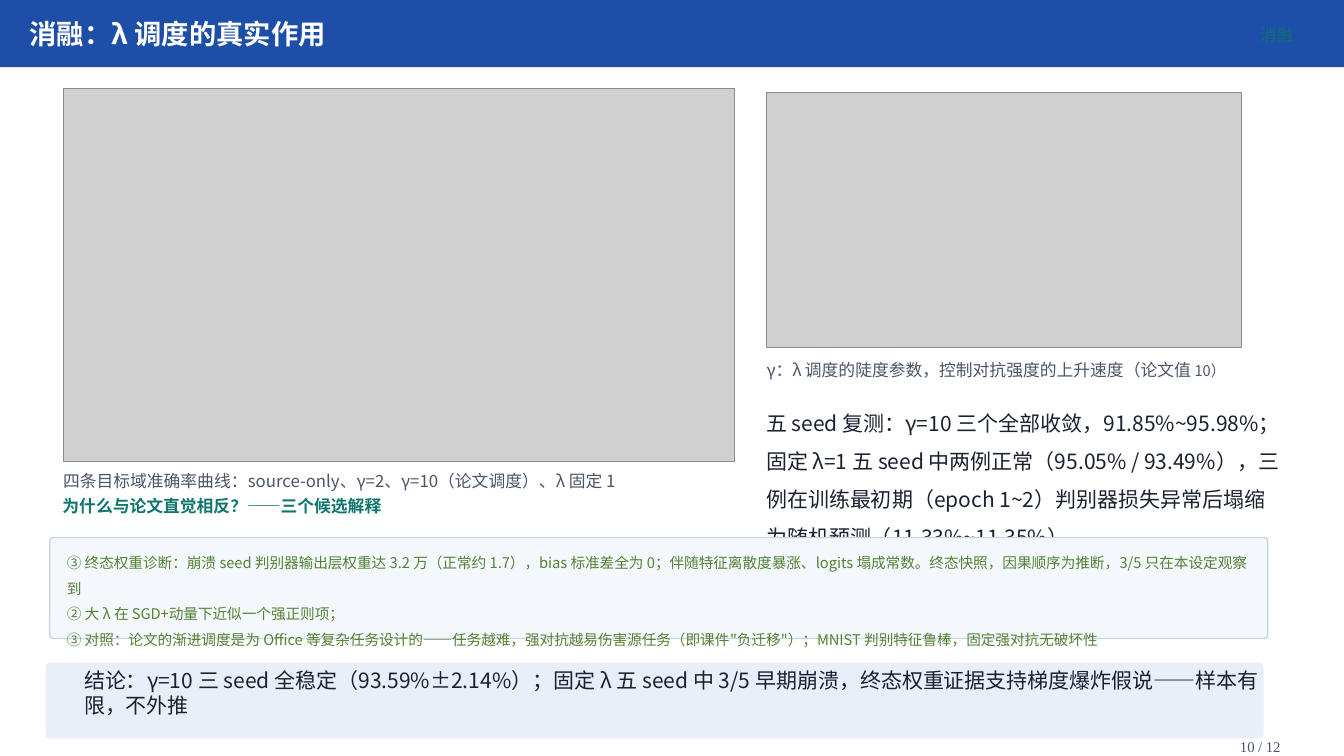
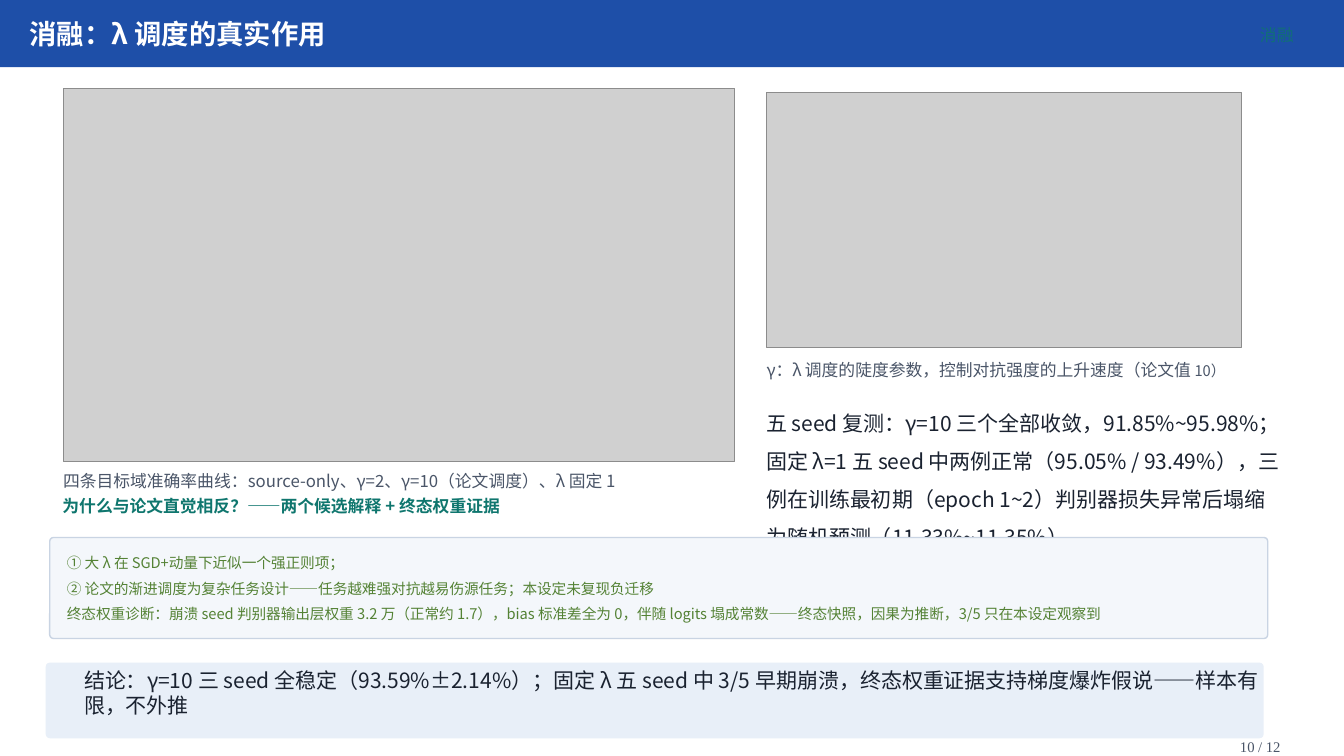
Before and after one commit to IsukaShinji/2026-fall-transfer-learning, a slide deck: slide 10 of 个人展示/汇报/DANN域自适应汇报/DANN域自适应汇报.pptx. Drawn at 1344x756 pixels with LibreOffice and Linux fonts; fonts in the diff are those of the drawing; grey boxes stand for pictures. Boxes give left, top, right and bottom in pixels: in the first picture for what was removed or moved away, otherwise in the second. Text is boxed around its words. In the diff, an @@ line names an element or a change of style, - is before the commit and + after.

```diff
--- a/个人展示/汇报/DANN域自适应汇报/DANN域自适应汇报.pptx
+++ b/个人展示/汇报/DANN域自适应汇报/DANN域自适应汇报.pptx
@@ text at (x1=62, y1=497, x2=500, y2=514): text changed @@
-为什么与论文直觉相反？——三个候选解释
+为什么与论文直觉相反？——两个候选解释 + 终态权重证据
@@ text at (x1=67, y1=555, x2=1101, y2=623): text changed @@
-③ 终态权重诊断：崩溃 seed 判别器输出层权重达 3.2 万（正常约 1.7），bias 标准差全为 0；伴随特征离散度暴涨、logits 塌成常数。终态快照，因果顺序为推断，3/5 只在本设定观察到
-② 大 λ 在 SGD+动量下近似一个强正则项；
-③ 对照：论文的渐进调度是为 Office 等复杂任务设计的——任务越难，强对抗越易伤害源任务（即课件"负迁移"）；MNIST 判别特征鲁棒，固定强对抗无破坏性
+① 大 λ 在 SGD+动量下近似一个强正则项；
+② 论文的渐进调度为复杂任务设计——任务越难强对抗越易伤源任务；本设定未复现负迁移
+终态权重诊断：崩溃 seed 判别器输出层权重 3.2 万（正常约 1.7），bias 标准差全为 0，伴随 logits 塌成常数——终态快照，因果为推断，3/5 只在本设定观察到
```
Also in this commit, not shown: 1 other slide changed, 1 other file.
